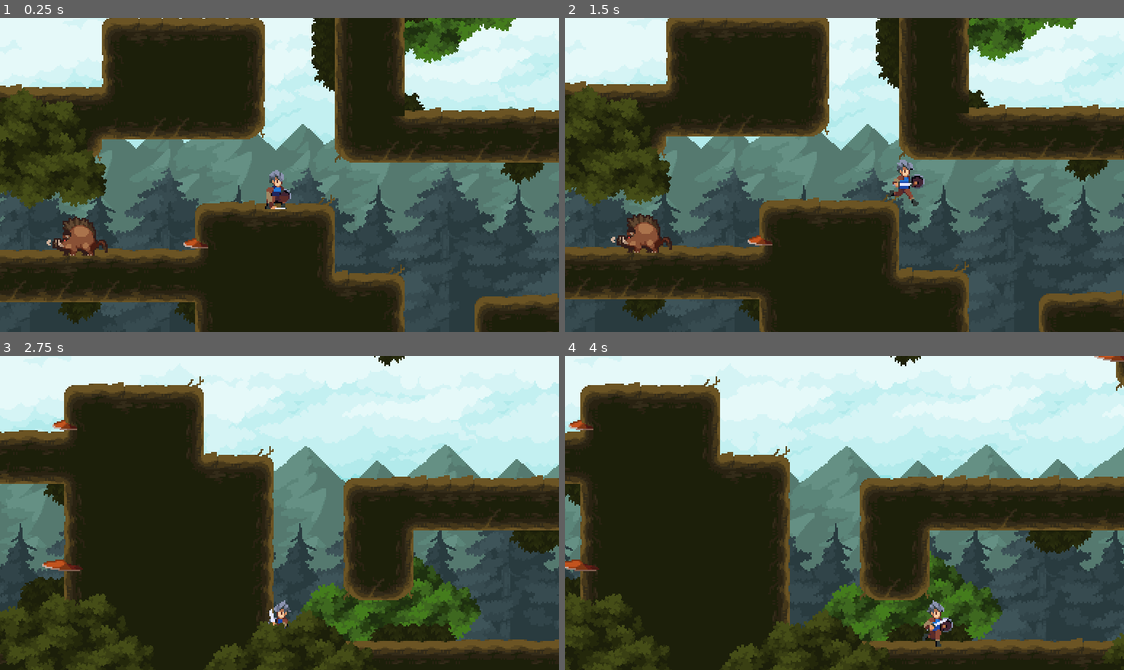
Above: before the commit, frames 1-4 (two rows, left to right).
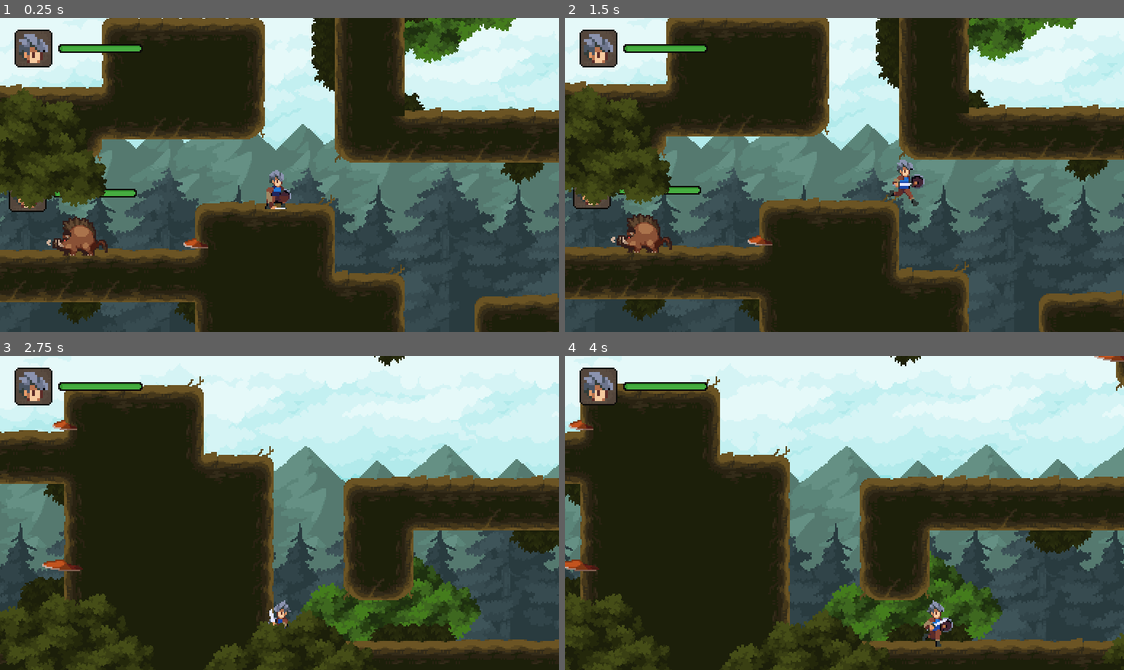
Above: after the commit, the same moments.

Repository: ukagaka/rpg-adventure
Game: Godot game, scene res://world.tscn
Same seed, same stepped clock (60 frames per second), same inputs: the game is played once before the commit and once after it.
Inputs:
- Up to frame 1 (0.25 s): no input
- Up to frame 2 (1.5 s): hold A (attack) 0.53-1.28 s; hold Right (move_right) from 0.53 s (still down); tap Space (jump) at 0.77 s; tap A (attack) at 1.35 s
- Up to frame 3 (2.75 s): tap Space (jump) at 1.52 s; release Right (move_right) at 2.03 s; hold Left (move_left) from 2.03 s (still down); hold A (attack) from 2.03 s (still down)
- Up to frame 4 (4 s): release Left (move_left) at 2.78 s; release A (attack) at 2.78 s; hold Right (move_right) from 2.78 s (still down); tap A (attack) at 2.85 s; tap Space (jump) at 3.02, 3.77 s; hold A (attack) from 3.53 s (still down)

The runs differ from the first frame. In frame 1, 1.6% of the frame differs, in the area x 1-26%, y 3-62%; in frame 2, 1.6%; in frame 3, 1.2%; in frame 4, 1.2%.

Commit message:
12:血条

Diff:
--- a/classes/Stats.gd
+++ b/classes/Stats.gd
@@ -1,6 +1,8 @@
 extends Node
 
 class_name Stats
+
+signal health_changed
 
 @export var max_health:int = 3
 @onready var health: int = max_health:
@@ -9,3 +11,4 @@
 		if health == v:
 			return
 		health = v
+		health_changed.emit()
--- a/enemies/boar.tscn
+++ b/enemies/boar.tscn
@@ -6,6 +6,7 @@
 [ext_resource type="Texture2D" uid="uid://dvhrbomls6fc7" path="res://assets/legacy_fantasy/Boar/Idle-Sheet.png" id="3_i2upu"]
 [ext_resource type="Texture2D" uid="uid://dhf1uc4wn0qa1" path="res://assets/legacy_fantasy/Boar/Walk-Base-Sheet.png" id="4_77su1"]
 [ext_resource type="Texture2D" uid="uid://no8rqidoftxh" path="res://assets/legacy_fantasy/Boar/Run-Sheet.png" id="5_47p5p"]
+[ext_resource type="PackedScene" uid="uid://dw4bgssws37x1" path="res://ui/status_panel.tscn" id="7_c05hv"]
 
 [sub_resource type="RectangleShape2D" id="RectangleShape2D_5i87o"]
 size = Vector2(22, 23)
@@ -537,4 +538,11 @@
 wait_time = 2.5
 one_shot = true
 
+[node name="StatusPanel" parent="." index="6" node_paths=PackedStringArray("stats") instance=ExtResource("7_c05hv")]
+offset_left = -50.0
+offset_top = -56.0
+offset_right = 38.0
+offset_bottom = -30.0
+stats = NodePath("../Stats")
+
 [connection signal="hurt" from="Graphics/Hurtbox" to="." method="_on_hurtbox_hurt"]
--- a/player.tscn
+++ b/player.tscn
@@ -7,18 +7,19 @@
 [ext_resource type="Script" path="res://classes/StateMachine.gd" id="3_yyhk1"]
 [ext_resource type="Script" path="res://classes/Hitbox.gd" id="4_cam5h"]
 [ext_resource type="Script" path="res://classes/Stats.gd" id="7_xui01"]
+[ext_resource type="PackedScene" uid="uid://dw4bgssws37x1" path="res://ui/status_panel.tscn" id="8_gmv1m"]
 
 [sub_resource type="RectangleShape2D" id="RectangleShape2D_1xm3u"]
 size = Vector2(12, 32)
 
 [sub_resource type="RectangleShape2D" id="RectangleShape2D_87xy5"]
-size = Vector2(22.5, 9)
+size = Vector2(50, 21)
 
 [sub_resource type="RectangleShape2D" id="RectangleShape2D_oo17l"]
-size = Vector2(33.25, 13.5)
+size = Vector2(42.625, 12.5)
 
 [sub_resource type="RectangleShape2D" id="RectangleShape2D_j4fy7"]
-size = Vector2(21.625, 24.75)
+size = Vector2(34, 29)
 
 [sub_resource type="RectangleShape2D" id="RectangleShape2D_wo2u2"]
 size = Vector2(10, 31)
@@ -1869,17 +1870,17 @@
 script = ExtResource("4_cam5h")
 
 [node name="AttackShape" type="CollisionShape2D" parent="Graphics/Hitbox"]
-position = Vector2(15, -18)
+position = Vector2(8, -20.5)
 shape = SubResource("RectangleShape2D_87xy5")
 disabled = true
 
 [node name="AttackShape2" type="CollisionShape2D" parent="Graphics/Hitbox"]
-position = Vector2(1, -15.75)
+position = Vector2(5.6875, -16.25)
 shape = SubResource("RectangleShape2D_oo17l")
 disabled = true
 
 [node name="AttackShape3" type="CollisionShape2D" parent="Graphics/Hitbox"]
-position = Vector2(19.8125, -18.625)
+position = Vector2(24, -16.5)
 shape = SubResource("RectangleShape2D_j4fy7")
 disabled = true
 
@@ -1910,4 +1911,13 @@
 [node name="Stats" type="Node" parent="."]
 script = ExtResource("7_xui01")
 
+[node name="CanvasLayer" type="CanvasLayer" parent="."]
+
+[node name="StatusPanel" parent="CanvasLayer" node_paths=PackedStringArray("stats") instance=ExtResource("8_gmv1m")]
+offset_left = 10.0
+offset_top = 8.0
+offset_right = 98.0
+offset_bottom = 34.0
+stats = NodePath("../../Stats")
+
 [connection signal="hurt" from="Graphics/Hurtbox" to="." method="_on_hurtbox_hurt"]
--- /dev/null
+++ b/ui/status_panel.gd
@@ -0,0 +1,17 @@
+extends HBoxContainer
+
+@export var stats: Stats
+
+@onready var health_bar: TextureProgressBar = $HealthBar
+@onready var eased_health_bar: TextureProgressBar = $HealthBar/EasedHealthBar
+
+
+func _ready() -> void:
+	stats.health_changed.connect(update_health)
+	update_health()
+
+func update_health() -> void:
+	var percentage := stats.health / float(stats.max_health)
+	health_bar.value = percentage
+
+	create_tween().tween_property(eased_health_bar, "value", percentage, 0.3)
--- /dev/null
+++ b/ui/status_panel.tscn
@@ -0,0 +1,66 @@
+[gd_scene load_steps=9 format=3 uid="uid://dw4bgssws37x1"]
+
+[ext_resource type="Script" path="res://ui/status_panel.gd" id="1_rkclk"]
+[ext_resource type="Texture2D" uid="uid://cgi4iikch47pq" path="res://assets/legacy_fantasy/Base-01.png" id="1_y7fql"]
+[ext_resource type="Texture2D" uid="uid://dsi2ldqqfqtc5" path="res://assets/generic_char/char_blue_1.png" id="2_lsvgg"]
+
+[sub_resource type="StyleBoxTexture" id="StyleBoxTexture_ubbuo"]
+content_margin_left = 3.0
+content_margin_top = 3.0
+content_margin_right = 3.0
+content_margin_bottom = 3.0
+texture = ExtResource("1_y7fql")
+region_rect = Rect2(323, 203, 26, 26)
+
+[sub_resource type="AtlasTexture" id="AtlasTexture_ra47i"]
+atlas = ExtResource("2_lsvgg")
+region = Rect2(22, 24, 11, 11)
+
+[sub_resource type="AtlasTexture" id="AtlasTexture_i1kqx"]
+atlas = ExtResource("1_y7fql")
+region = Rect2(307, 21, 58, 6)
+
+[sub_resource type="AtlasTexture" id="AtlasTexture_iortt"]
+atlas = ExtResource("1_y7fql")
+region = Rect2(308, 118, 56, 4)
+
+[sub_resource type="AtlasTexture" id="AtlasTexture_1rky8"]
+atlas = ExtResource("1_y7fql")
+region = Rect2(308, 86, 56, 4)
+
+[node name="StatusPanel" type="HBoxContainer"]
+script = ExtResource("1_rkclk")
+
+[node name="AvatarBox" type="PanelContainer" parent="."]
+custom_minimum_size = Vector2(26, 26)
+layout_mode = 2
+theme_override_styles/panel = SubResource("StyleBoxTexture_ubbuo")
+
+[node name="Avatar" type="TextureRect" parent="AvatarBox"]
+layout_mode = 2
+texture = SubResource("AtlasTexture_ra47i")
+
+[node name="HealthBar" type="TextureProgressBar" parent="."]
+layout_mode = 2
+size_flags_vertical = 4
+max_value = 1.0
+step = 2.08165e-12
+value = 1.0
+texture_over = SubResource("AtlasTexture_i1kqx")
+texture_progress = SubResource("AtlasTexture_iortt")
+texture_progress_offset = Vector2(1, 1)
+
+[node name="EasedHealthBar" type="TextureProgressBar" parent="HealthBar"]
+show_behind_parent = true
+layout_mode = 1
+anchors_preset = 15
+anchor_right = 1.0
+anchor_bottom = 1.0
+grow_horizontal = 2
+grow_vertical = 2
+size_flags_vertical = 4
+max_value = 1.0
+step = 2.08165e-12
+value = 1.0
+texture_progress = SubResource("AtlasTexture_1rky8")
+texture_progress_offset = Vector2(1, 1)
Binary file added: assets/legacy_fantasy/Base-01.png
Not shown, added: assets/legacy_fantasy/Base-01.png.import
Not shown: 1 places in enemies/boar.tscn that only renumber resources
Not shown: 1 places in player.tscn that only renumber resources
